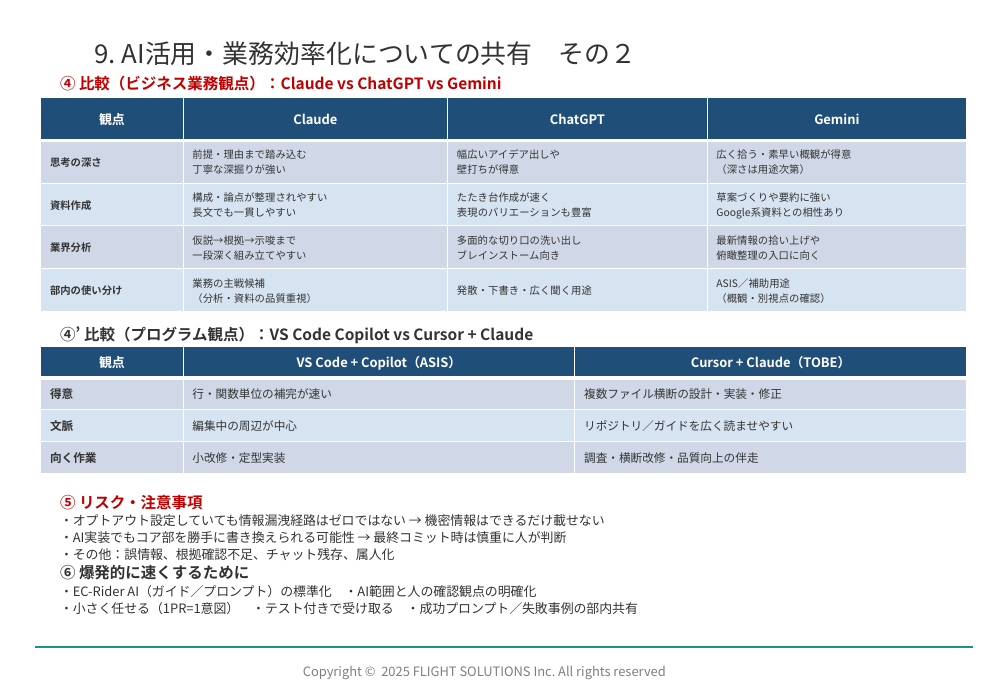
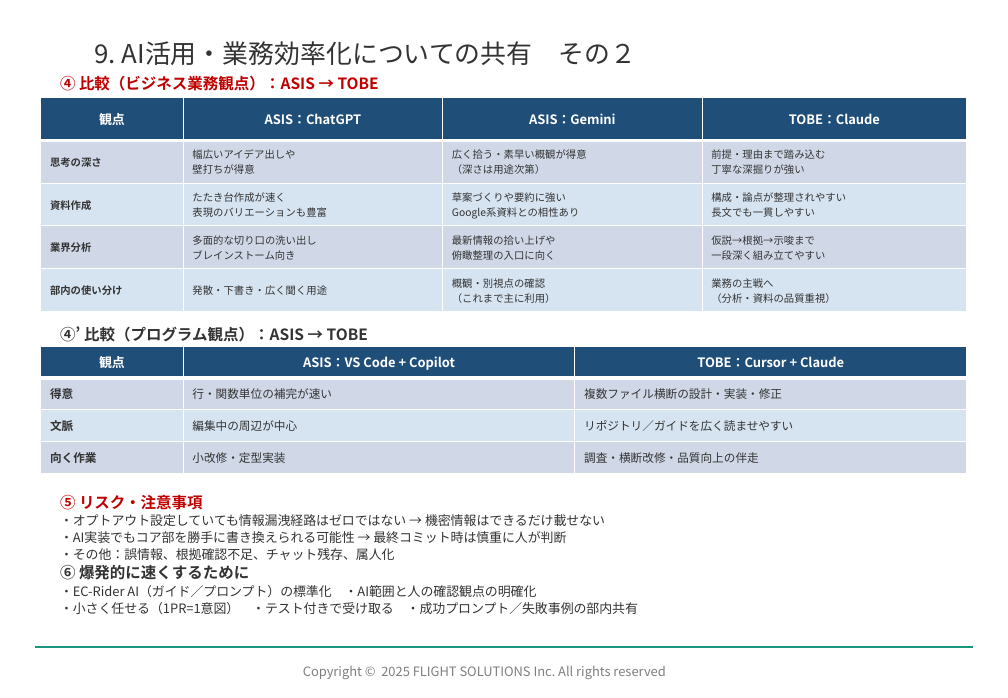
Before and after one commit to kozonoflight/git_tutorial, a slide deck: slide 19 of docs/【EC】ECサービス部_2026年7月度部会_Ver1.1.pptx. Drawn at 1008x698 pixels with LibreOffice and Linux fonts; fonts in the diff are those of the drawing; background and template pictures are left out. Boxes give left, top, right and bottom in pixels: in the first picture for what was removed or moved away, otherwise in the second. Text is boxed around its words. In the diff, an @@ line names an element or a change of style, - is before the commit and + after.

```diff
--- a/docs/【EC】ECサービス部_2026年7月度部会_Ver1.1.pptx
+++ b/docs/【EC】ECサービス部_2026年7月度部会_Ver1.1.pptx
@@ text at [60,75,379,91]: text changed @@
-④ 比較（ビジネス業務観点）：Claude vs ChatGPT vs Gemini
+④ 比較（ビジネス業務観点）：ASIS → TOBE
@@ table at [41,98,967,312] @@
-row 1: 観点 | Claude | ChatGPT | Gemini
+row 1: 観点 | ASIS：ChatGPT | ASIS：Gemini | TOBE：Claude
-row 2: 思考の深さ | 前提・理由まで踏み込む 丁寧な深掘りが強い | 幅広いアイデア出しや 壁打ちが得意 | 広く拾う・素早い概観が得意 （深さは用途次第）
+row 2: 思考の深さ | 幅広いアイデア出しや 壁打ちが得意 | 広く拾う・素早い概観が得意 （深さは用途次第） | 前提・理由まで踏み込む 丁寧な深掘りが強い
-row 3: 資料作成 | 構成・論点が整理されやすい 長文でも一貫しやすい | たたき台作成が速く 表現のバリエーションも豊富 | 草案づくりや要約に強い Google系資料との相性あり
+row 3: 資料作成 | たたき台作成が速く 表現のバリエーションも豊富 | 草案づくりや要約に強い Google系資料との相性あり | 構成・論点が整理されやすい 長文でも一貫しやすい
-row 4: 業界分析 | 仮説→根拠→示唆まで 一段深く組み立てやすい | 多面的な切り口の洗い出し ブレインストーム向き | 最新情報の拾い上げや 俯瞰整理の入口に向く
+row 4: 業界分析 | 多面的な切り口の洗い出し ブレインストーム向き | 最新情報の拾い上げや 俯瞰整理の入口に向く | 仮説→根拠→示唆まで 一段深く組み立てやすい
-row 5: 部内の使い分け | 業務の主戦候補 （分析・資料の品質重視） | 発散・下書き・広く聞く用途 | ASIS／補助用途 （概観・別視点の確認）
+row 5: 部内の使い分け | 発散・下書き・広く聞く用途 | 概観・別視点の確認 （これまで主に利用） | 業務の主戦へ （分析・資料の品質重視）
@@ text at [60,326,368,342]: text changed @@
-④’ 比較（プログラム観点）：VS Code Copilot vs Cursor + Claude
+④’ 比較（プログラム観点）：ASIS → TOBE
@@ table at [41,346,967,474] @@
-row 1, column 2: VS Code + Copilot（ASIS）
+row 1, column 2: ASIS：VS Code + Copilot
-row 1, column 3: Cursor + Claude（TOBE）
+row 1, column 3: TOBE：Cursor + Claude
```
